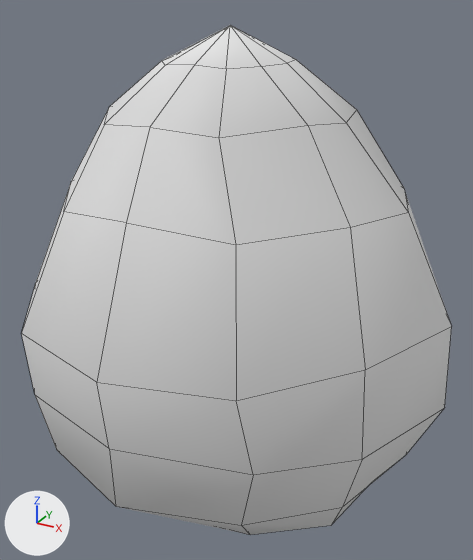
The OBJ model BugSplat/Assets/Graphics/Models/BoomerEgg.obj: old version first, new version second.
Both versions are drawn from a 50 mm lens placed at (-252.8, -66.0, -42.4), pointed at (-288.0, -1.9, -74.4). Every picture has the same lights, and +X, +Y and +Z are marked at lower left. Mesh edges are drawn as thin lines. Where no turn or scale is listed for an object, it has been applied to the vertices.

Names of what the first picture shows: 'BoomerEgg'.
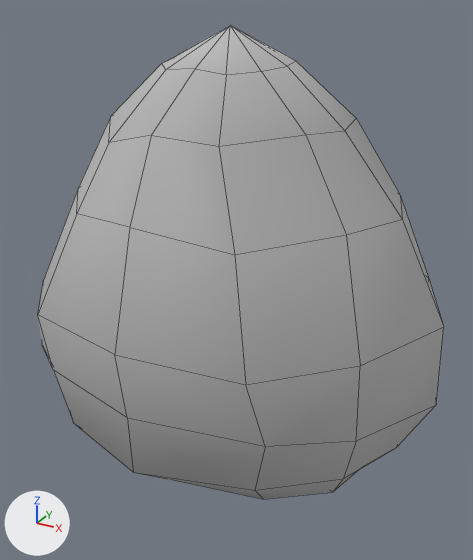
Changed parts and their boxes [x1, y1, x2, y2] in the pictures (473 x 560 px):
```json
{"object": "BoomerEgg", "change": "recoloured, reshaped", "before": [21, 25, 452, 535], "after": [38, 25, 444, 499], "on screen": "7% shorter"}
```

The change, as JSON lines over the scene's bpy script:
```json
{"op": "set", "path": "mat_boomeregg_low_boomersg.base_color", "old": "(0.8, 0.8, 0.8)", "new": "(0.5, 0.5, 0.5)", "note": "white #e7e7e7 -> grey #bcbcbc"}
{"block": "me_boomeregg", "where": "# used by ob_boomeregg; location = (0.0, 0.0, 0.0)"}
{"op": "remove", "block": "me_boomeregg", "code": "me_boomeregg.from_pydata(...)  # 98 vertices, 108 faces; spans x -314.9..-262.0, y -27.4..24.3, z -100.7..-45.5"}
{"op": "add", "block": "me_boomeregg", "code": "me_boomeregg.from_pydata(...)  # 98 vertices, 108 faces; spans x -314.7..-263.0, y -24.4..23.5, z -98.6..-45.5"}
{"block": "me_boomeregg", "change": "me_boomeregg part 1: 91 of 98 vertices moved; they spanned x -314.9..-262.0, y -27.4..24.3, z -100.7..-48.8 and now span x -314.7..-263.0, y -24.4..23.5, z -98.6..-48.9; mean shift (0.0, 0.9, 0.2); largest move (-277.6, -17.8, -96.3) -> (-277.9, -14.0, -94.6)"}
```
